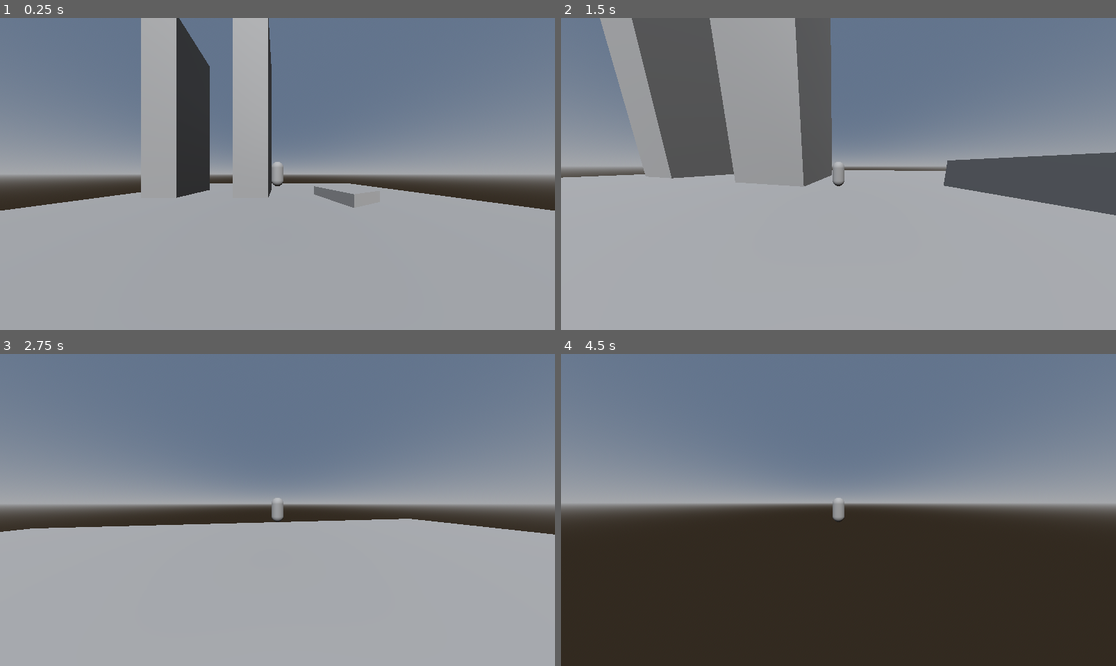
Above: before the commit, frames 1-4 (two rows, left to right).
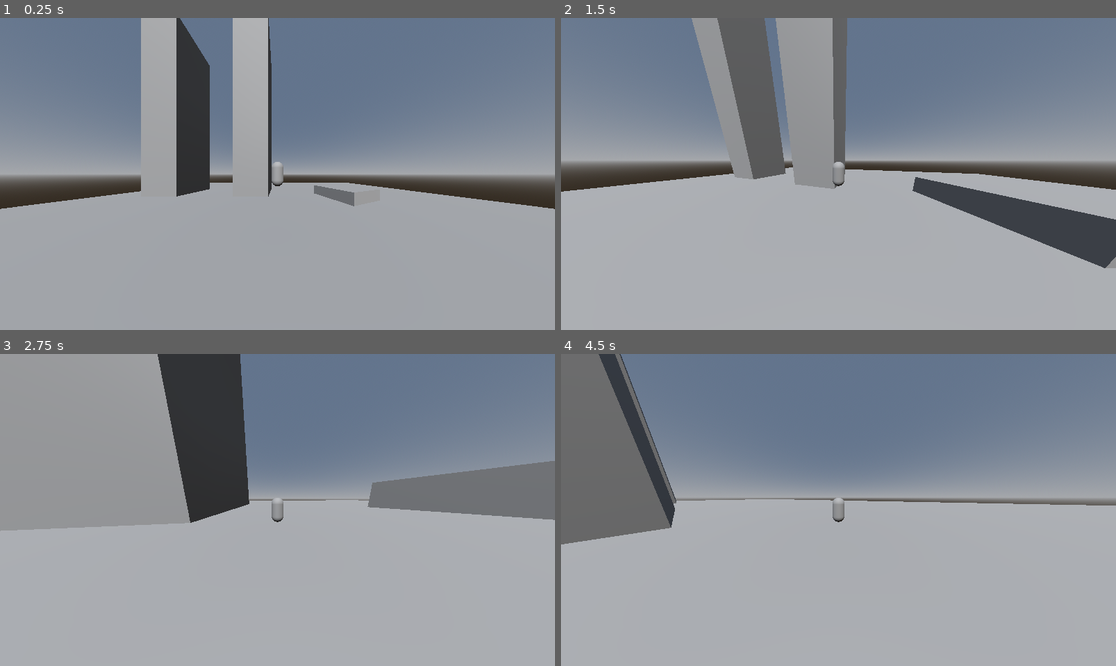
Above: after the commit, the same moments.

Repository: ElMaikina/godot-3d-platformer
Game: Godot game, scene res://test-scene.tscn
Same seed, same stepped clock (60 frames per second), same inputs: the game is played once before the commit and once after it.
Inputs (mouse positions are in pixels of both pictures, inside the frame that each line leads up to):
- Up to frame 1 (0.25 s): no input
- Up to frame 2 (1.5 s): move the mouse to (866, 174) at 0.52 s; hold W (up) from 0.53 s (still down); tap Space (jump) at 0.6, 0.77, 1.07, 1.35 s; move the mouse to (810, 174) at 1.27 s
- Up to frame 3 (2.75 s): keep holding W (up); tap Space (jump) at 1.52, 1.82, 2.1 s; move the mouse to (288, 503) at 2.02 s
- Up to frame 4 (4.5 s): keep holding W (up); move the mouse to (832, 516) at 2.77 s; tap Space (jump) at 2.85, 3.02, 3.32, 3.6, 3.77, 4.07, 4.35 s; move the mouse to (877, 513) at 3.52 s; move the mouse to (794, 506) at 4.27 s

The runs differ from the first frame. In frame 1, 0.4% of the frame differs, in the area x 0-100%, y 0-62%; in frame 2, 27%; in frame 3, 26%; in frame 4, 60%, in the area x 0-100%, y 0-100%.

Commit message:
change constant variable names and changed physics values

Diff:
--- a/PlayerMovement.gd
+++ b/PlayerMovement.gd
@@ -1,29 +1,27 @@
 extends CharacterBody3D
 
-@onready var pivot = $Pivot
-@export var sens = 0.2
-
-const CAMERA_MAX = -60
-const CAMERA_MIN = -5
-const SPEED = 15.0
-const JUMP = 10.0
-const SLIDE = -1
-const WALJMP = 16
+@onready var PIVOT = $Pivot
+@export var CAMERA_MAX = -PI/3
+@export var CAMERA_MIN = -PI/20
+@export var SENSIBILTY = 0.005
+@export var WALLJUMP = 12
+@export var GRAVITY = 20
+@export var SPEED = 8.0
+@export var SLIDE = -1.0
+@export var JUMP = 15.0
 
 var can_move = true
 var can_fall = true
 var speed = 0
 
-var gravity = ProjectSettings.get_setting("physics/3d/default_gravity")
-
-func can_move_again(time):
+func can_move_now(time):
 	await get_tree().create_timer(time).timeout
-	speed = sqrt(velocity.x**2 + velocity.y**2 + velocity.z**2)
+	speed = velocity.length()
 	can_move = true
 
 func manage_falling(delta):
 	if not is_on_floor():
-		velocity.y -= gravity * delta
+		velocity.y -= GRAVITY * delta
 
 func manage_sliding(delta):
 	if not is_on_floor() and is_on_wall() and velocity.y < SLIDE:
@@ -35,12 +33,12 @@
 
 func manage_walljump(delta):
 	if Input.is_action_just_pressed("jump") and is_on_wall_only():
+		var normal = get_wall_normal()
+		velocity.x = normal.x * SPEED
+		velocity.z = normal.z * SPEED
+		velocity.y = WALLJUMP
 		can_move = false
-		var normal = get_wall_normal()
-		velocity.x = normal.x * WALJMP
-		velocity.z = normal.z * WALJMP
-		velocity.y = JUMP
-		can_move_again(0.6)
+		can_move_now(0.6)
 
 func manage_running(delta):
 	var input_keys = Input.get_vector("left", "right", "up", "down")
@@ -62,19 +60,19 @@
 
 func _input(event):
 	if event is InputEventMouseMotion:
-		rotate_y(deg_to_rad(-event.relative.x * sens))
-		pivot.rotate_x(
-			deg_to_rad(-event.relative.y * sens)
-		)
-		pivot.rotation.x = clamp(
-			pivot.rotation.x,
-			deg_to_rad(CAMERA_MAX),
-			deg_to_rad(CAMERA_MIN)
+		rotate_y(-event.relative.x * SENSIBILTY)
+		PIVOT.rotate_x(-event.relative.y * SENSIBILTY)
+		PIVOT.rotation.x = clamp(
+			PIVOT.rotation.x,
+			CAMERA_MAX,
+			CAMERA_MIN
 		)
 
 func _physics_process(delta):
 	manage_falling(delta)
 	manage_jumping(delta)
+	manage_sliding(delta)
 	manage_running(delta)
 	manage_exiting(delta)
+	manage_walljump(delta)
 	move_and_slide()
